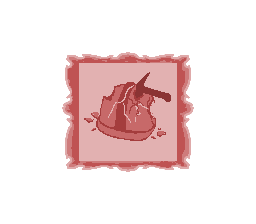
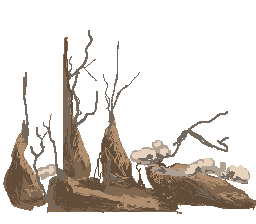
The second (256, 224) image is a revision of the first. Changes to its layers:
added group "entulhos" with 4 layers above "Agrupar 2" over bbox(3, 30, 256, 214)
added layer "Camada 19" in group "entulhos" over bbox(3, 30, 256, 214)
hid "Forma 1" (1st of 2) over bbox(62, 52, 194, 172)
